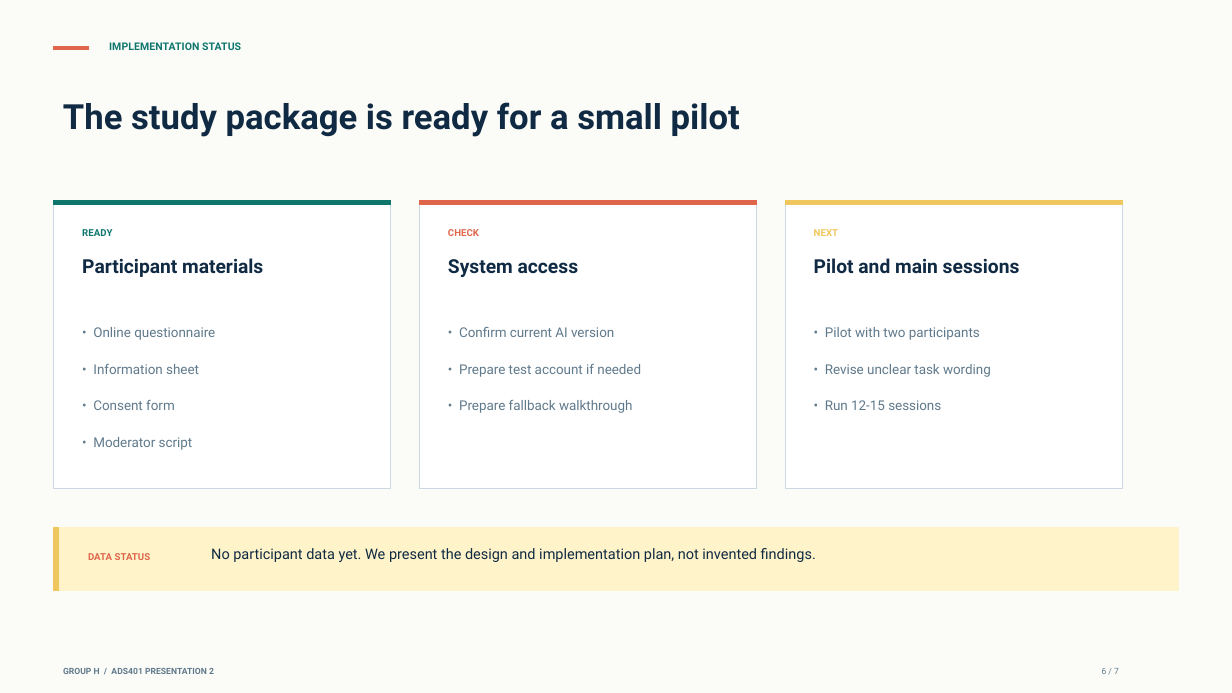
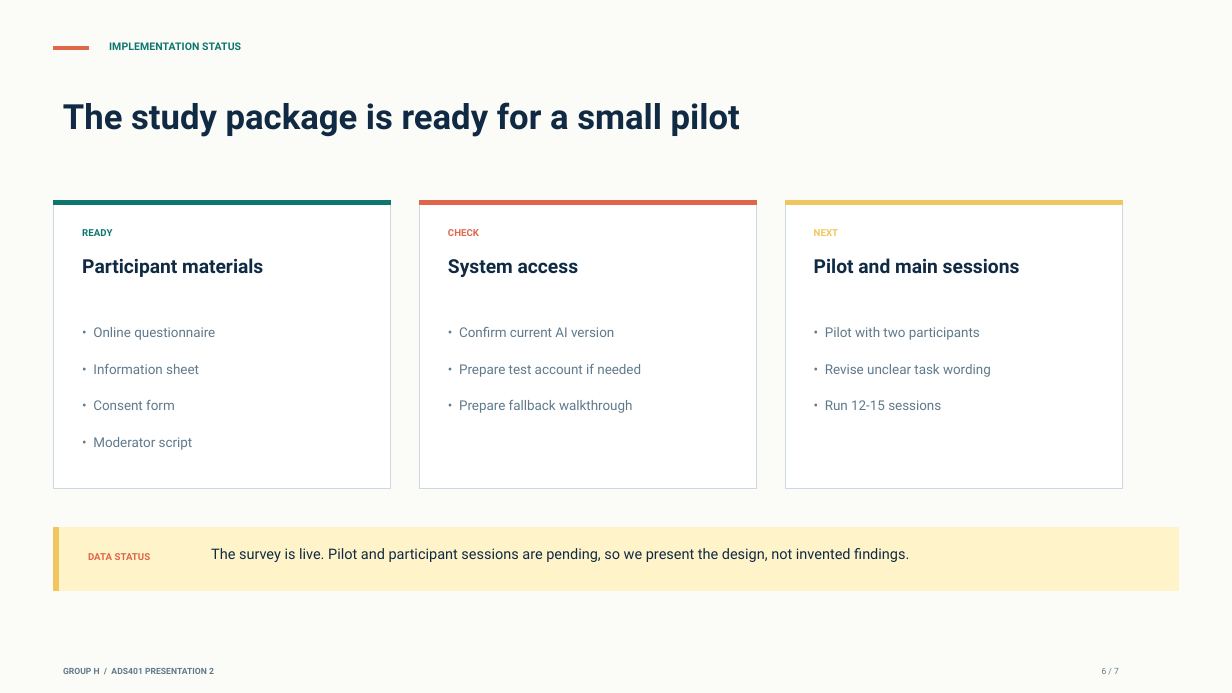
Before and after one commit to KINGer-ai/kinger-ai.github.io, a slide deck: slide 6 of ADS401_GroupH_Presentation2Slides.pptx. Drawn at 1232x693 pixels with LibreOffice and Linux fonts; fonts in the diff are those of the drawing. Boxes give left, top, right and bottom in pixels: in the first picture for what was removed or moved away, otherwise in the second. Text is boxed around its words. In the diff, an @@ line names an element or a change of style, - is before the commit and + after.

Commit message:
Complete Group H evaluation design and data collection kit

```diff
--- a/ADS401_GroupH_Presentation2Slides.pptx
+++ b/ADS401_GroupH_Presentation2Slides.pptx
@@ text at [211,548,909,562]: text changed @@
-No participant data yet. We present the design and implementation plan, not invented findings.
+The survey is live. Pilot and participant sessions are pending, so we present the design, not invented findings.
```
Also in this commit, not shown: 2 other slides changed, 29 other files.
